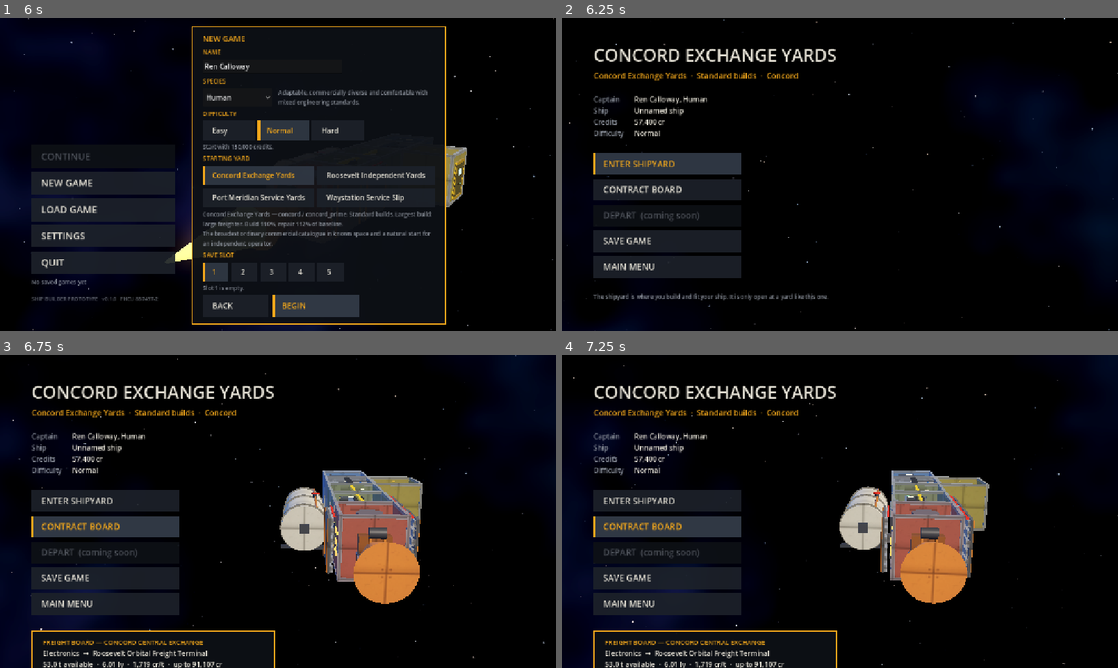
Above: before the commit, frames 1-4 (two rows, left to right).
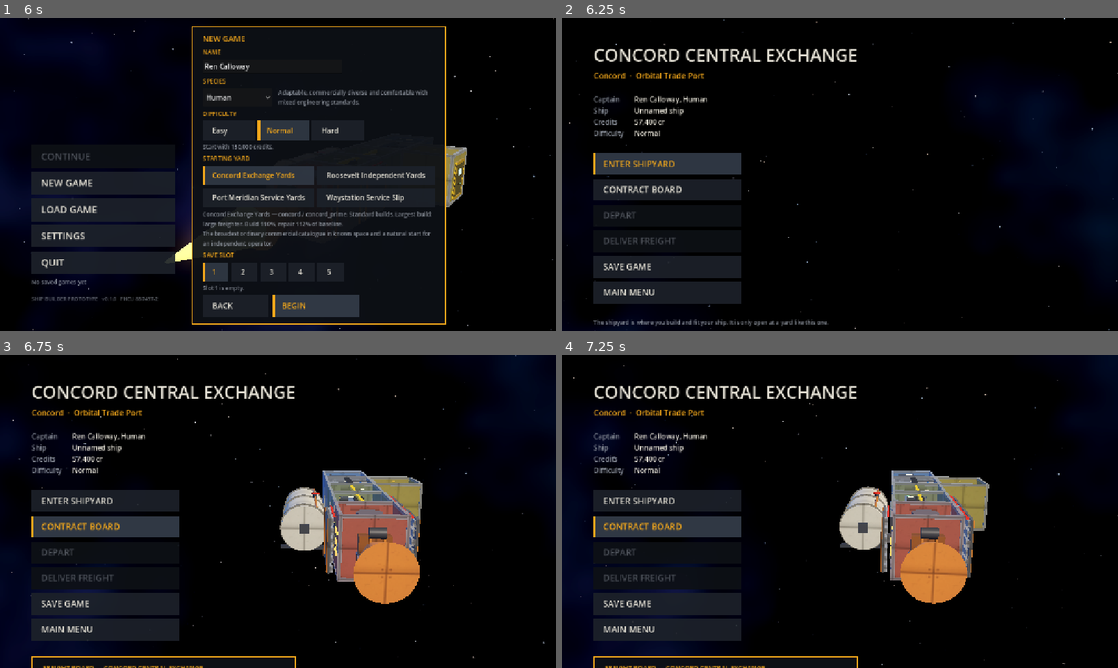
Above: after the commit, the same moments.

Repository: benjaminarthurt/FarHaul
Game: Godot game, scene res://scenes/boot.tscn
Two runs of this game, one before a commit and one after it. Both use one fixed random seed, a clock stepped at 60 frames per second and the inputs below.
Inputs (mouse positions are in pixels of both pictures, inside the frame that each line leads up to):
- Up to frame 1 (6 s): tap Enter at 0.5 s; move the mouse to (400, 158) at 0.52 s; hold Right 0.53-1.25 s; hold Ctrl 0.53-1.25 s; click (400, 158) at 0.67 s; tap Space at 0.77 s; click "NEW GAME" at 1.25 s; click "NEW GAME" at 2 s; click "Easy" at 2.75 s; click "Easy" at 3.5 s; click "Normal" at 4.25 s; click "Normal" at 5 s; click "BEGIN" at 5.75 s
- Up to frame 2 (6.25 s): no input
- Up to frame 3 (6.75 s): click "CONTRACT BOARD" at 6.5 s
- Up to frame 4 (7.25 s): no input

Frame 1 is identical in both runs. In frame 2, 3.9% of the frame differs, in the area x 5-53%, y 9-99%; in frame 3, 3.8%; in frame 4, 3.8%.

Commit message:
Make freight contracts actionable at dock

Diff:
--- a/scripts/dock.gd
+++ b/scripts/dock.gd
@@ -1,7 +1,7 @@
 extends Node3D
 ## The dock: where a saved game rests between jobs. It is the way into the shipyard (ship builder),
 ## which only exists at a yard, so which one you reach depends on your starting world.
-## Contract board and departure are placeholders until those parts of the game exist.
+## Freight contracts can be accepted, loaded, departed and delivered here while physical flight is built.
 
 var camera: Camera3D
 var centre := Vector3.ZERO
@@ -10,6 +10,8 @@
 var status: Label
 var contract_panel: PanelContainer
 var contract_list: VBoxContainer
+var depart_btn: Button
+var deliver_btn: Button
 var leaving := false
 
 
@@ -101,13 +103,14 @@
 	margin.add_child(col)
 
 	var w := Session.world()
+	var current_port := Session.port()
 	var where := Label.new()
-	where.text = String(w.name).to_upper()
+	where.text = String(current_port.get("name", w.name)).to_upper()
 	where.add_theme_font_size_override("font_size", 40)
 	where.add_theme_color_override("font_color", Brand.OFFWHITE)
 	col.add_child(where)
 	var yard := Label.new()
-	yard.text = "%s  ·  %s  ·  %s" % [w.name, Worlds.yard_tier(String(w.tier)).name, String(w.system_id).replace("_", " ").capitalize()]
+	yard.text = "%s  ·  %s" % [String(Session.system_id()).replace("_", " ").capitalize(), String(current_port.get("type", "port")).replace("_", " ").capitalize()]
 	yard.add_theme_font_size_override("font_size", 18)
 	yard.add_theme_color_override("font_color", Brand.AMBER)
 	col.add_child(yard)
@@ -132,7 +135,8 @@
 	col.add_child(menu)
 	var yard_btn := _button(menu, "ENTER SHIPYARD", _enter_yard)
 	_button(menu, "CONTRACT BOARD", _show_contracts)
-	_button(menu, "DEPART  (coming soon)", Callable()).disabled = true
+	depart_btn = _button(menu, "DEPART", _depart)
+	deliver_btn = _button(menu, "DELIVER FREIGHT", _deliver)
 	_button(menu, "SAVE GAME", _save)
 	_button(menu, "MAIN MENU", _main_menu)
 	status = Label.new()
@@ -150,6 +154,7 @@
 	var note := Brand.note("The shipyard is where you build and fit your ship. It is only open at a yard like this one.")
 	note.custom_minimum_size = Vector2(380, 0)
 	col.add_child(note)
+	_refresh_actions()
 	yard_btn.grab_focus()
 
 	fade = ColorRect.new()
@@ -205,23 +210,63 @@
 		child.queue_free()
 	if not contract_panel.visible:
 		return
-	var system_id := Worlds.yard_system(String(Session.profile.world))
-	var port := Worlds.primary_port(system_id)
+	var system_id := Session.system_id()
+	var port := Session.port()
 	var heading := Brand.heading("FREIGHT BOARD — %s" % String(port.get("name", system_id)).to_upper(), 15)
 	contract_list.add_child(heading)
 	var offers := Contracts.offers_from(system_id)
 	if offers.is_empty():
 		contract_list.add_child(Brand.note("No profitable scheduled freight is posted here right now."))
 		return
+	var active := Session.active_contract()
+	if not active.is_empty():
+		contract_list.add_child(Brand.note("ACTIVE: %s — %.1f t loaded for %s" % [active.title, float(active.accepted_tonnes), Worlds.port(String(active.destination_port_id)).name]))
+		return
 	for c in offers:
 		var goods := Worlds.commodity(String(c.commodity))
 		var destination := Worlds.port(String(c.destination_port_id))
-		var line := Label.new()
-		line.text = "%s  →  %s\n%.1f t available  ·  %.2f ly  ·  %s cr/t  ·  up to %s cr" % [
+		var line := Button.new()
+		line.text = "%s  →  %s\n%.1f t available  ·  %.2f ly  ·  %s cr/t  ·  up to %s cr\nACCEPT & LOAD" % [
 			goods.name, destination.get("name", c.destination_system_id), float(c.offer), float(c.distance_ly),
 			ShipStats.commas(int(c.rate)), ShipStats.commas(roundi(float(c.offer) * float(c.rate)))]
-		line.add_theme_color_override("font_color", Brand.OFFWHITE)
+		Brand.style_button(line, 14)
+		line.pressed.connect(func() -> void: _accept(c))
 		contract_list.add_child(line)
+
+
+func _accept(c: Dictionary) -> void:
+	var result := Session.accept_contract(c)
+	status.text = result.message
+	_refresh_actions()
+	if bool(result.ok):
+		_show_contracts()
+		_show_contracts()
+
+
+func _refresh_actions() -> void:
+	if depart_btn == null or deliver_btn == null:
+		return
+	var c := Session.active_contract()
+	depart_btn.disabled = c.is_empty() or String(c.get("origin_system_id", "")) != Session.system_id()
+	deliver_btn.disabled = c.is_empty() or String(c.get("destination_system_id", "")) != Session.system_id()
+
+
+func _depart() -> void:
+	var result := Session.depart_active_contract()
+	status.text = result.message
+	if bool(result.ok):
+		get_tree().reload_current_scene()
+	else:
+		_refresh_actions()
+
+
+func _deliver() -> void:
+	var result := Session.deliver_active_contract()
+	status.text = result.message
+	if bool(result.ok):
+		get_tree().reload_current_scene()
+	else:
+		_refresh_actions()
 
 
 func _enter_yard() -> void:
